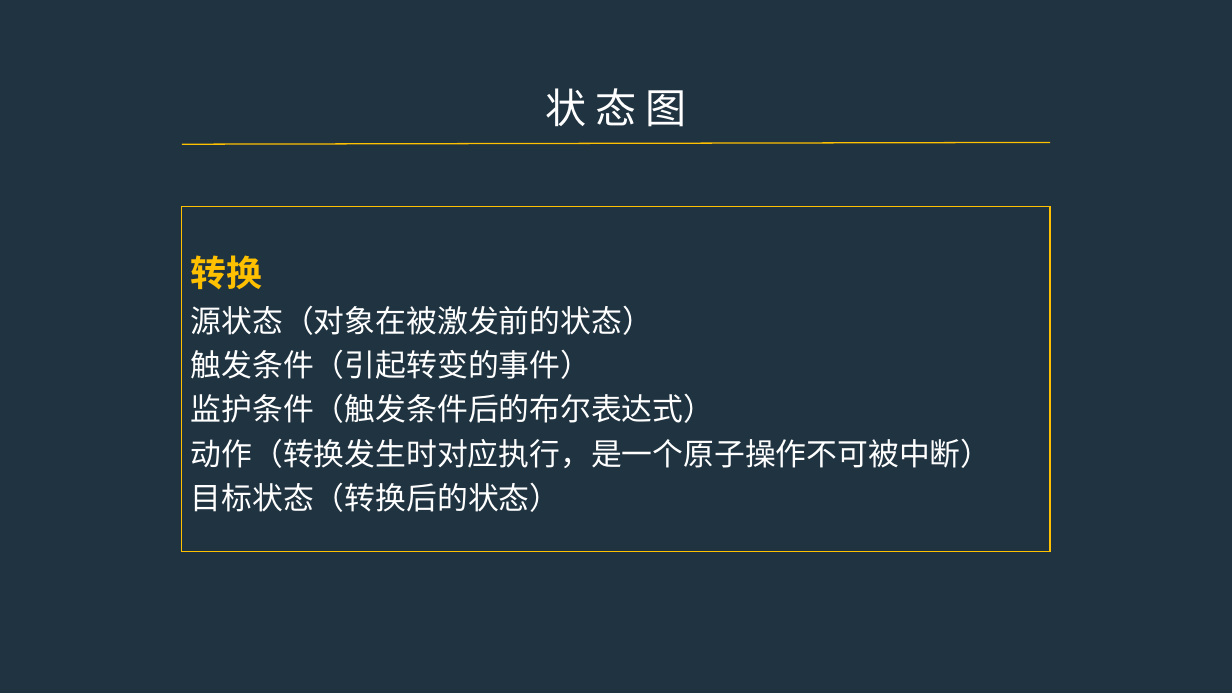
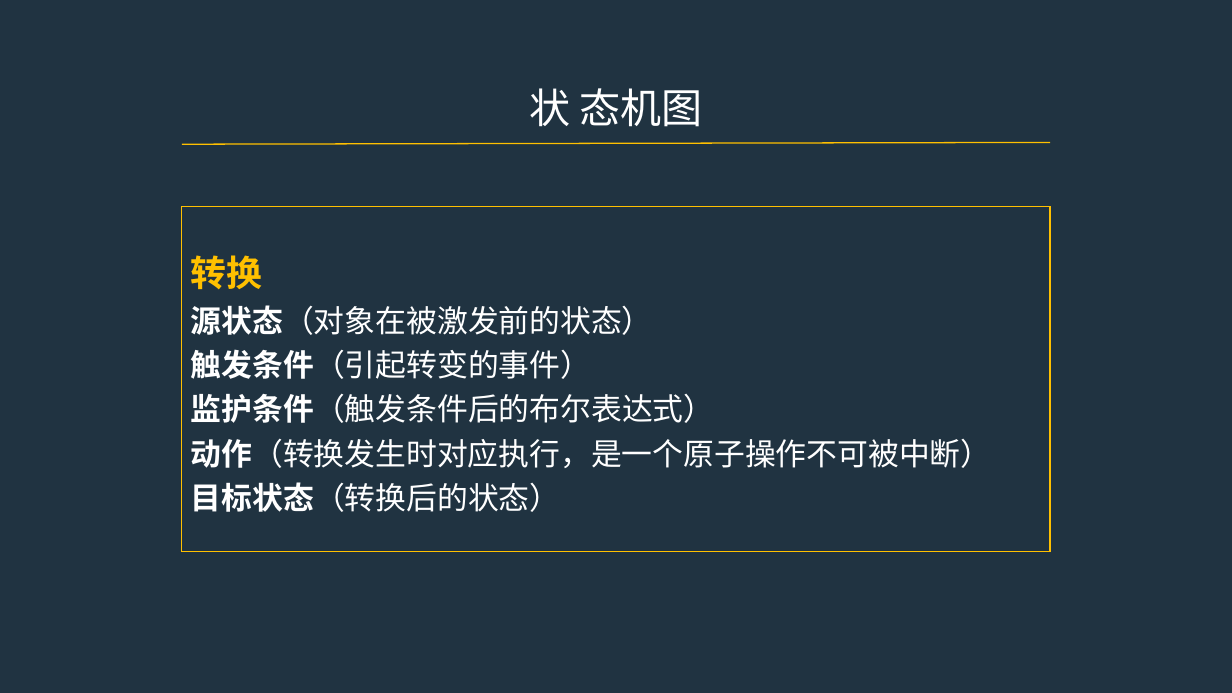
Before and after one commit to PRD2017-G07/G07-teamwork, a slide deck: slide 27 of 0PPT/UML图.pptx (slide 26 before the commit). Drawn at 1232x693 pixels with LibreOffice and Linux fonts; fonts in the diff are those of the drawing. Boxes give left, top, right and bottom in pixels: in the first picture for what was removed or moved away, otherwise in the second. Text is boxed around its words. In the diff, an @@ line names an element or a change of style, - is before the commit and + after.

```diff
--- a/0PPT/UML图.pptx
+++ b/0PPT/UML图.pptx
@@ text at (529, 88, 702, 127): text changed @@
-状 态 图
+状 态机图
@@ text in rectangle at (191, 305, 992, 512): bold on in "源状态（对象在被激发前的状态）", "触发条件（引起转变的事件）", "监护条件（触发条件后的布尔表达式）", "动作（转换发生时对应执行，是一个原子操作不可被中断）" and 1 more places @@
```
Also in this commit, not shown: 15 other slides changed, 3 slides added, 3 slides removed.
